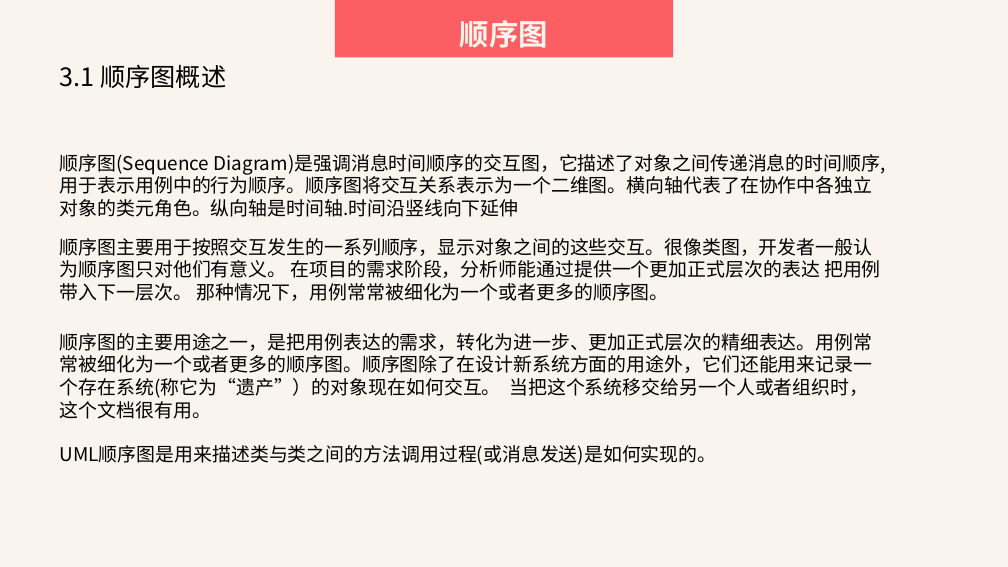
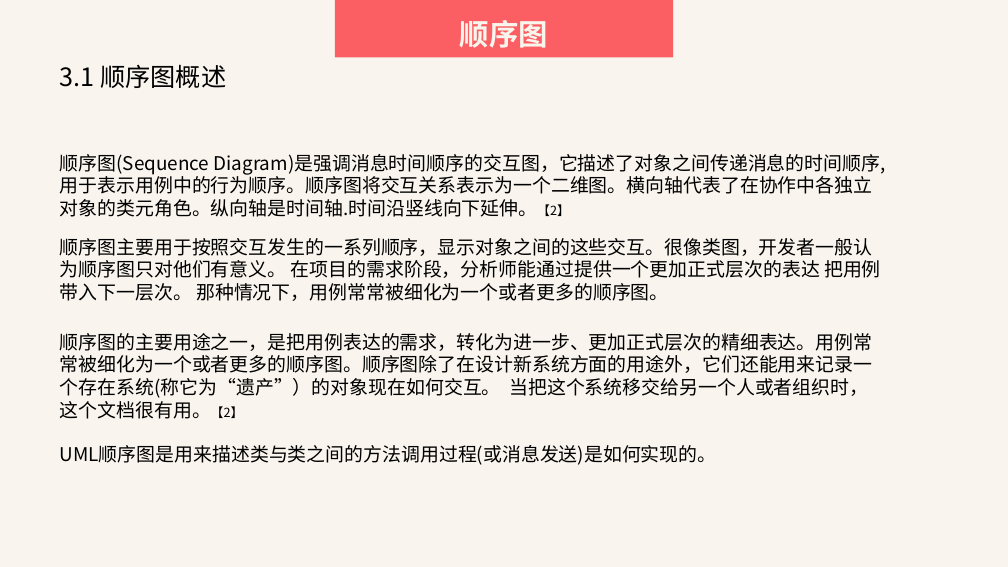
Before and after one commit to SarielX98/PRD2018G14, a slide deck: slide 30 of 受控文档/PPT/PRD2018-G14-UML基础I.pptx. Drawn at 1008x567 pixels with LibreOffice and Linux fonts; fonts in the diff are those of the drawing. Boxes give left, top, right and bottom in pixels: in the first picture for what was removed or moved away, otherwise in the second. Text is boxed around its words. In the diff, an @@ line names an element or a change of style, - is before the commit and + after.

```diff
--- a/受控文档/PPT/PRD2018-G14-UML基础I.pptx
+++ b/受控文档/PPT/PRD2018-G14-UML基础I.pptx
@@ text at [60, 154, 886, 217]: text changed @@
-顺序图(Sequence Diagram)是强调消息时间顺序的交互图，它描述了对象之间传递消息的时间顺序,用于表示用例中的行为顺序。顺序图将交互关系表示为一个二维图。横向轴代表了在协作中各独立对象的类元角色。纵向轴是时间轴.时间沿竖线向下延伸
+顺序图(Sequence Diagram)是强调消息时间顺序的交互图，它描述了对象之间传递消息的时间顺序,用于表示用例中的行为顺序。顺序图将交互关系表示为一个二维图。横向轴代表了在协作中各独立对象的类元角色。纵向轴是时间轴.时间沿竖线向下延伸。【2】
@@ text at [60, 333, 873, 419]: text changed @@
-顺序图的主要用途之一，是把用例表达的需求，转化为进一步、更加正式层次的精细表达。用例常常被细化为一个或者更多的顺序图。顺序图除了在设计新系统方面的用途外，它们还能用来记录一个存在系统(称它为“遗产”）的对象现在如何交互。 当把这个系统移交给另一个人或者组织时，这个文档很有用。
+顺序图的主要用途之一，是把用例表达的需求，转化为进一步、更加正式层次的精细表达。用例常常被细化为一个或者更多的顺序图。顺序图除了在设计新系统方面的用途外，它们还能用来记录一个存在系统(称它为“遗产”）的对象现在如何交互。 当把这个系统移交给另一个人或者组织时，这个文档很有用。【2】
```
Also in this commit, not shown: 45 other slides changed.
